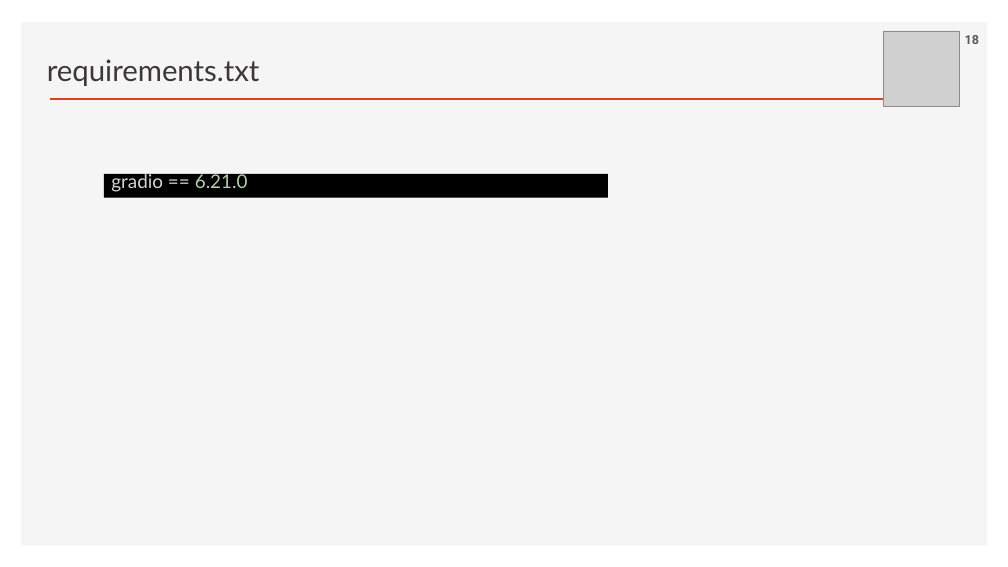
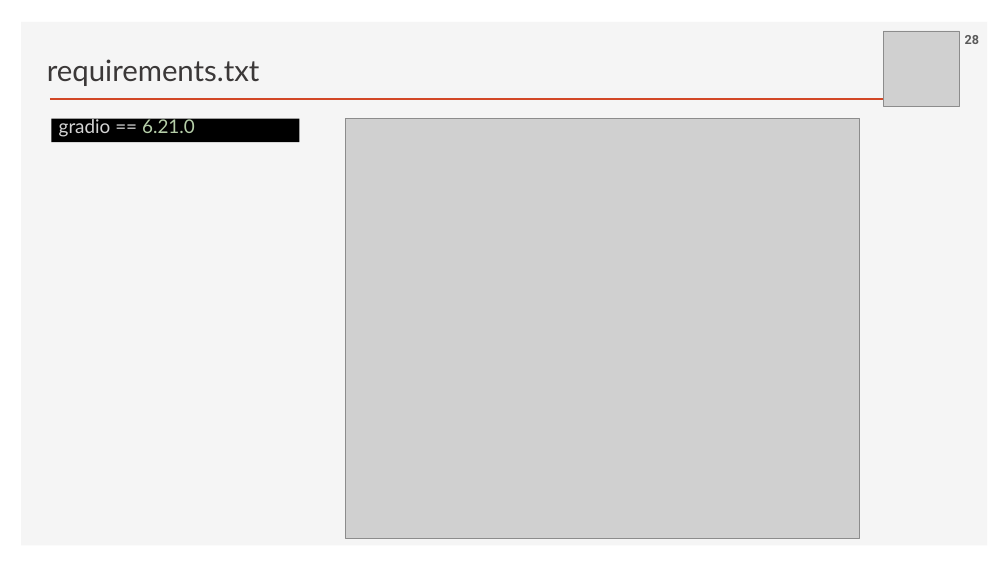
Before and after one commit to ancestor9/2026_Fall_Application-Deployment, a slide deck: slide 28 of App Deployment.pptx (slide 18 before the commit). Drawn at 1008x567 pixels with LibreOffice and Linux fonts; fonts in the diff are those of the drawing; grey boxes stand for pictures; background and template pictures are left out. Boxes give left, top, right and bottom in pixels: in the first picture for what was removed or moved away, otherwise in the second. Text is boxed around its words. In the diff, an @@ line names an element or a change of style, - is before the commit and + after.

```diff
--- a/App Deployment.pptx
+++ b/App Deployment.pptx
@@ page number at bbox=[965, 35, 979, 44]: text changed @@
-18
+28
@@ rectangle "gradio == 6.21.0": place and size @@
-rectangle "gradio == 6.21.0" at bbox=[104, 174, 609, 197]
+rectangle "gradio == 6.21.0" at bbox=[51, 119, 299, 142]
@@ picture added at bbox=[346, 119, 860, 538] @@
```
Also in this commit, not shown: 11 other slides changed, 10 slides added.
